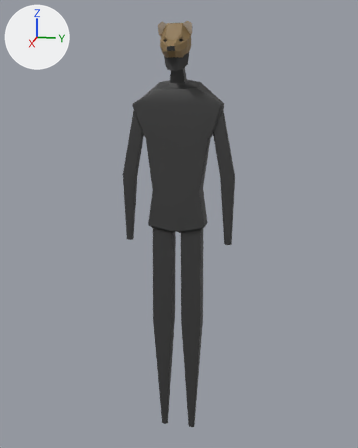
Two versions of the FBX model DiamonJam/Assets/Model/Ours.fbx, one commit apart.
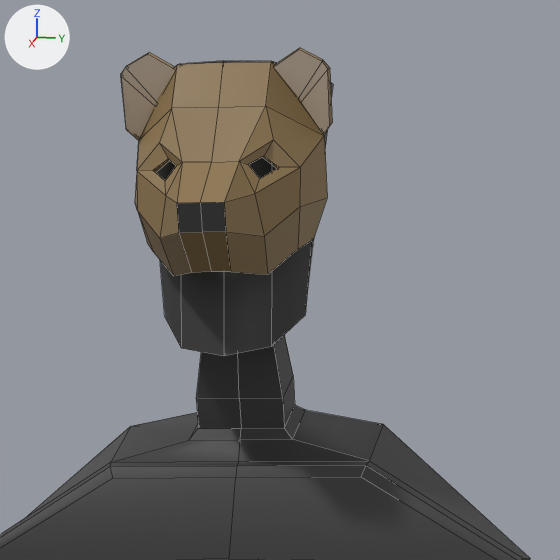
Each version appears first whole from a camera (50 mm lens) standing at (0.1234, 0.0252, 0.0914) and looking at (-0.0003, 0.0005, 0.0605), and next in a close-up on the part from 39% to 64% of the width and 3% to 23% of the height. Arrows for +X, +Y and +Z are at upper left; the lights stay in place. The close-ups show mesh edges as thin lines. Where no turn or scale is listed for an object, it has been applied to the vertices.

The first close-up shows 'Ours1'.
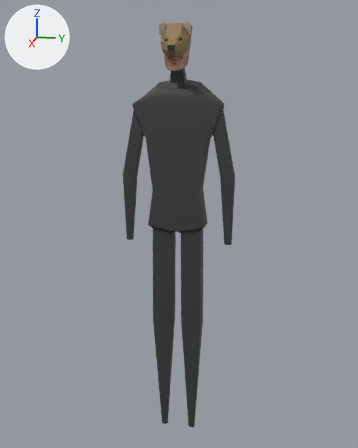
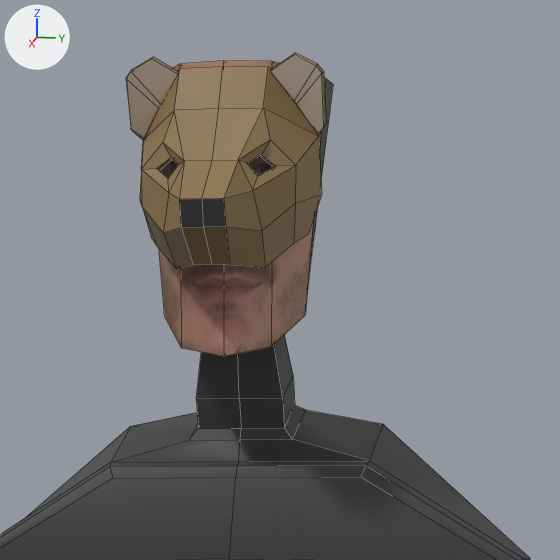
Pixel boxes (x1, y1, x2, y2) of what changed, in the close-ups (560 x 560 px; the box of a moved part takes in the faces that stretch with it):
'Ours1', reshaped
    before: (0, 48, 530, 560)
    after: (0, 53, 530, 560)
part 1 of me_mesh, moved or reshaped
    before: (274, 48, 332, 136)
    after: (271, 53, 326, 136)
part 2 of me_mesh, moved or reshaped
    before: (121, 52, 175, 141)
    after: (126, 57, 178, 140)
part 3 of me_mesh, moved or reshaped
    before: (135, 62, 327, 276)
    after: (140, 66, 322, 269)
part 4 of me_mesh, surface changed
    both: (201, 82, 401, 503)
part 5 of me_mesh, recoloured (black to brown)
    both: (160, 61, 312, 356)

Edits to the bpy script that builds the scene:
```text
Add img_charles_jpg:
    img_charles_jpg = load_image('Charles.jpg', 'Textures/Charles.jpg', 512, 512, 'sRGB')
Add mat_phong5:
    mat_phong5 = principled_material('phong5')
    mat_phong5.texture = img_charles_jpg
    mat_phong5.roughness = 0.553
Change me_mesh:
    used by ob_ours1; location = (0.0, 0.0, 0.0)
    remove me_mesh.from_pydata(...)  # 414 vertices, 396 faces; spans x -0.0044..0.0068, y -0.0146..0.0146, z 0.0..0.1097
    add me_mesh.from_pydata(...)  # 414 vertices, 396 faces; spans x -0.0044..0.0066, y -0.0146..0.0146, z 0.0..0.1095
    me_mesh part 1: the loose piece of 16 vertices spanning x 0.0012..0.0027, y 0.0019..0.0041, z 0.1067..0.1097 is moved by (0.0001, -0.0002, -0.0001)
    me_mesh part 2: the loose piece of 16 vertices spanning x 0.0012..0.0027, y -0.0041..-0.0019, z 0.1067..0.1097 is moved by (0.0001, 0.0002, -0.0001)
    me_mesh part 3
    95 vertices are removed from x 0.0008..0.0068, y -0.0038..0.0038, z 0.1015..0.1092
    102 faces are deleted
    95 vertices are added at x 0.0009..0.0066, y -0.0036..0.0036, z 0.1018..0.1091
    100 new faces join them, mat_m_marron (brown #8d744c)
    2 new faces join them, mat_m_black (black #3a3a3a)
    me_mesh part 4: 262 kept faces spanning x -0.0044..0.0027, y -0.0146..0.0146, z 0.0..0.1093 get new texture (UV) coordinates
    me_mesh part 5: 4 faces spanning x 0.0005..0.0027, y -0.0036..0.0036, z 0.0986..0.1093 switch from mat_m_black (black #3a3a3a) to mat_phong5 (picture img_charles_jpg)
```
